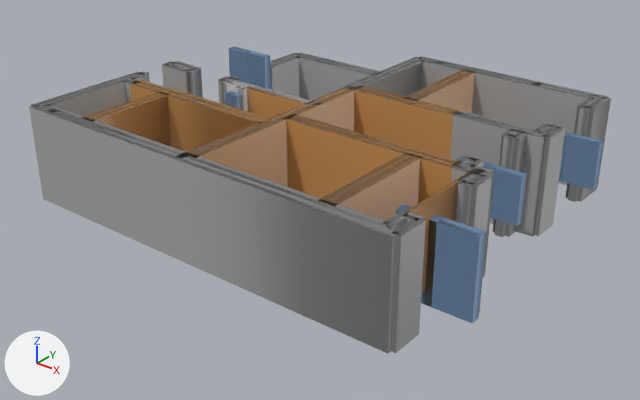
A saved change to the FBX model output_full.fbx.
Both versions are drawn from a 50 mm camera at (14.12, -18.29, 11.06) aimed at (0.13, -0.81, 0.22). The lights are fixed; the arrows at lower left show +X, +Y and +Z. The first picture is the older version.

The scene before the commit, as lines of its bpy script (objects in view):
```python
ob_承重墙_024 = bpy.data.objects.new('承重墙_024', me_承重墙_024)
ob_承重墙_024.location = (-34.96, 57.17, 0.0)
ob_梁_005 = bpy.data.objects.new('梁_005', me_梁_005)
ob_梁_005.location = (-34.96, 57.17, 0.0)
ob_梁_006 = bpy.data.objects.new('梁_006', me_梁_006)
ob_梁_006.location = (-34.96, 57.17, 0.0)
ob_梁_007 = bpy.data.objects.new('梁_007', me_梁_007)
ob_梁_007.location = (-34.96, 57.17, 0.0)
ob_梁_009 = bpy.data.objects.new('梁_009', me_梁_009)
ob_梁_009.location = (-34.96, 57.17, 0.0)
ob_梁_010 = bpy.data.objects.new('梁_010', me_梁_010)
ob_梁_010.location = (-34.96, 57.17, 0.0)
ob_梁_011 = bpy.data.objects.new('梁_011', me_梁_011)
ob_梁_011.location = (-34.96, 57.17, 0.0)
ob_梁_012 = bpy.data.objects.new('梁_012', me_梁_012)
ob_梁_012.location = (-34.96, 57.17, 0.0)
ob_梁_013 = bpy.data.objects.new('梁_013', me_梁_013)
ob_梁_013.location = (-34.96, 57.17, 0.0)
# also in view: '梁_000' at (-1.77, -0.41, 1.53); '承重墙_041' at (5.6, 1.85, 1.39); '承重墙_042' at (5.6, -1.91, 1.39); '承重墙_043' at (5.6, -4.79, 1.39); '承重墙_023' at (5.6, 4.66, 1.39)
```
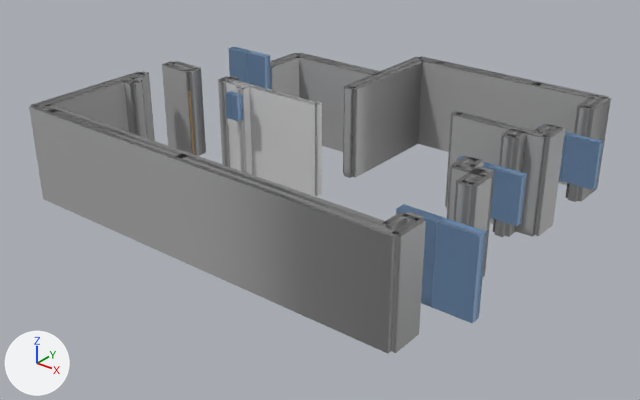
Where the change shows, as pixel boxes (x1, y1, x2, y2) in the pictures (640 x 400 px):
```json
{"object": "梁_008", "change": "deleted", "before": [284, 117, 455, 203], "on screen": "orange"}
{"object": "梁_001", "change": "deleted", "before": [190, 89, 355, 187], "on screen": "orange"}
{"object": "梁_013", "change": "deleted", "before": [352, 88, 457, 158], "on screen": "orange"}
{"object": "梁_003", "change": "deleted", "before": [130, 83, 266, 152], "on screen": "orange"}
{"object": "梁_010", "change": "deleted", "before": [327, 155, 421, 221], "on screen": "orange"}
{"object": "梁_007", "change": "deleted", "before": [87, 93, 171, 146], "on screen": "orange"}
{"object": "梁_012", "change": "deleted", "before": [404, 171, 470, 294], "on screen": "orange"}
{"object": "梁_016", "change": "deleted", "before": [412, 71, 475, 113], "on screen": "orange"}
{"object": "梁_000", "change": "deleted", "before": [247, 87, 308, 118], "on screen": "orange"}
{"object": "梁_009", "change": "deleted", "before": [292, 114, 461, 165]}
{"object": "梁_011", "change": "deleted", "before": [318, 152, 414, 203]}
{"object": "梁_004", "change": "deleted", "before": [140, 80, 272, 123]}
{"object": "梁_005", "change": "deleted", "before": [186, 122, 266, 155]}
{"object": "梁_014", "change": "deleted", "before": [357, 86, 461, 113]}
{"object": "梁_015", "change": "deleted", "before": [405, 70, 468, 99]}
{"object": "梁_006", "change": "deleted", "before": [82, 91, 163, 120]}
{"object": "梁_002", "change": "deleted", "before": [269, 87, 346, 122]}
{"object": "承重墙_055", "change": "unchanged, uncovered by the edit", "before": [354, 60, 423, 97], "after": [352, 60, 423, 178]}
{"object": "可拆墙_003", "change": "unchanged, uncovered by the edit", "before": [250, 86, 315, 105], "after": [249, 86, 316, 196]}
{"object": "承重墙_032", "change": "unchanged, uncovered by the edit", "before": [162, 64, 190, 94], "after": [162, 64, 193, 154]}
```

Scene script edits in JSON lines:
```json
{"op": "remove", "block": "ob_梁_007", "code": ["ob_梁_007 = bpy.data.objects.new('梁_007', me_梁_007)", "ob_梁_007.location = (-34.96, 57.17, 0.0)"]}
{"op": "remove", "block": "ob_梁_006", "code": ["ob_梁_006 = bpy.data.objects.new('梁_006', me_梁_006)", "ob_梁_006.location = (-34.96, 57.17, 0.0)"]}
{"op": "remove", "block": "ob_梁_013", "code": ["ob_梁_013 = bpy.data.objects.new('梁_013', me_梁_013)", "ob_梁_013.location = (-34.96, 57.17, 0.0)"]}
{"op": "remove", "block": "ob_梁_009", "code": ["ob_梁_009 = bpy.data.objects.new('梁_009', me_梁_009)", "ob_梁_009.location = (-34.96, 57.17, 0.0)"]}
{"op": "remove", "block": "ob_梁_005", "code": ["ob_梁_005 = bpy.data.objects.new('梁_005', me_梁_005)", "ob_梁_005.location = (-34.96, 57.17, 0.0)"]}
{"op": "remove", "block": "ob_梁_011", "code": ["ob_梁_011 = bpy.data.objects.new('梁_011', me_梁_011)", "ob_梁_011.location = (-34.96, 57.17, 0.0)"]}
{"op": "remove", "block": "ob_梁_012", "code": ["ob_梁_012 = bpy.data.objects.new('梁_012', me_梁_012)", "ob_梁_012.location = (-34.96, 57.17, 0.0)"]}
{"op": "remove", "block": "ob_梁_010", "code": ["ob_梁_010 = bpy.data.objects.new('梁_010', me_梁_010)", "ob_梁_010.location = (-34.96, 57.17, 0.0)"]}
{"op": "remove", "block": "ob_梁_002", "code": ["ob_梁_002 = bpy.data.objects.new('梁_002', me_梁_002)", "ob_梁_002.location = (-34.96, 57.17, 0.0)"]}
{"op": "remove", "block": "ob_梁_001", "code": ["ob_梁_001 = bpy.data.objects.new('梁_001', me_梁_001)", "ob_梁_001.location = (-34.96, 57.17, 0.0)"]}
{"op": "remove", "block": "ob_梁_003", "code": ["ob_梁_003 = bpy.data.objects.new('梁_003', me_梁_003)", "ob_梁_003.location = (-34.96, 57.17, 0.0)"]}
{"op": "remove", "block": "ob_梁_004", "code": ["ob_梁_004 = bpy.data.objects.new('梁_004', me_梁_004)", "ob_梁_004.location = (-34.96, 57.17, 0.0)"]}
{"op": "remove", "block": "ob_梁_008", "code": ["ob_梁_008 = bpy.data.objects.new('梁_008', me_梁_008)", "ob_梁_008.location = (-34.96, 57.17, 0.0)"]}
{"op": "remove", "block": "ob_梁_015", "code": ["ob_梁_015 = bpy.data.objects.new('梁_015', me_梁_015)", "ob_梁_015.location = (-34.96, 57.17, 0.0)"]}
{"op": "remove", "block": "ob_梁_016", "code": ["ob_梁_016 = bpy.data.objects.new('梁_016', me_梁_016)", "ob_梁_016.location = (-34.96, 57.17, 0.0)"]}
{"op": "remove", "block": "ob_梁_000", "code": ["ob_梁_000 = bpy.data.objects.new('梁_000', me_梁_000)", "ob_梁_000.location = (-34.96, 57.17, 0.0)"]}
{"op": "remove", "block": "ob_梁_014", "code": ["ob_梁_014 = bpy.data.objects.new('梁_014', me_梁_014)", "ob_梁_014.location = (-34.96, 57.17, 0.0)"]}
```
